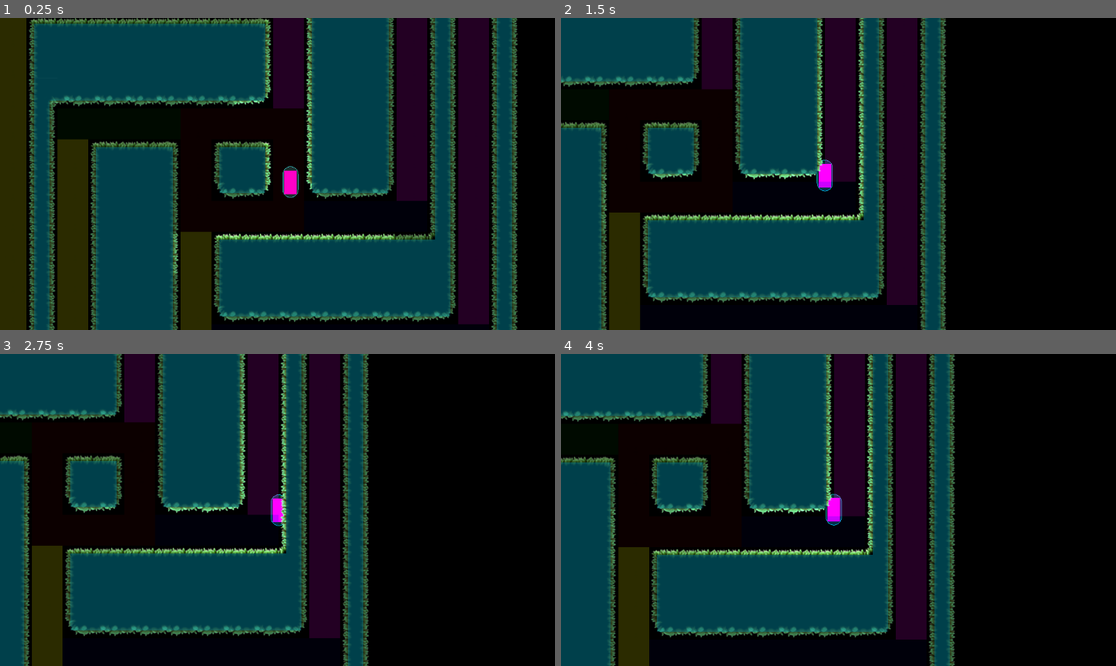
Above: before the commit, frames 1-4 (two rows, left to right).
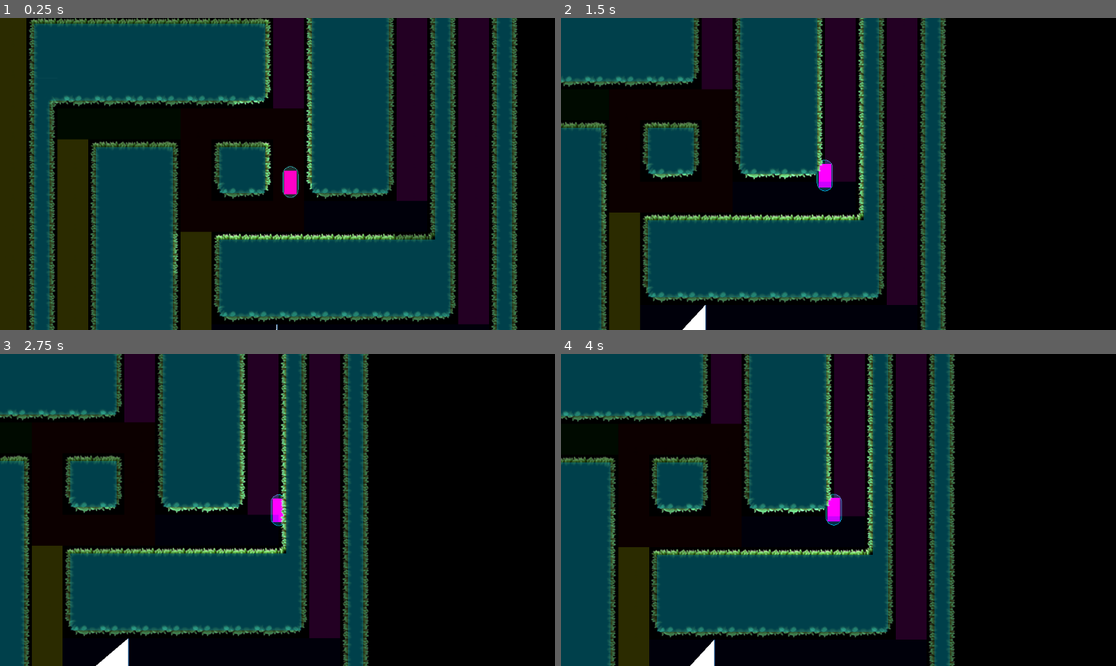
Above: after the commit, the same moments.

Repository: kit-solent/refrigerate
Game: Godot game, scene res://core/ingame.tscn
Two runs of this game, one before a commit and one after it. Both use one fixed random seed, a clock stepped at 60 frames per second and the inputs below.
Inputs:
- Up to frame 1 (0.25 s): no input
- Up to frame 2 (1.5 s): hold Right (player right) 0.53-1.28 s; tap Up (player jump) at 0.77 s; hold Left (player left) from 1.28 s (still down)
- Up to frame 3 (2.75 s): tap Up (player jump) at 1.52 s; release Left (player left) at 2.03 s; hold Right (player right) from 2.03 s (still down)
- Up to frame 4 (4 s): tap Up (player jump) at 3.02, 3.77 s; release Right (player right) at 3.53 s; hold Left (player left) from 3.53 s (still down)

The runs differ from the first frame. In frame 1, less than 0.1% of the frame differs, in the area x 49-51%, y 98-100%; in frame 2, 0.2%; in frame 3, 0.3%, in the area x 17-24%, y 91-100%; in frame 4, 0.2%.

Commit message:
SaveBot commit at 2024-11-14 18:09:06

Diff:
--- a/core/ingame.gd
+++ b/core/ingame.gd
@@ -2,7 +2,7 @@
 @onready var camera_target=$h_box_container/panel/view/view/world/players/player
 
 func _ready():
-	pass
+	$h_box_container/panel/view/view/world/meta/darkener.visible = not Core.debug
 	#Core.local_player=$h_box_container/panel/view/view/world/players/player
 
 func _process(_delta):
--- a/core/ingame.tscn
+++ b/core/ingame.tscn
@@ -87,7 +87,7 @@
 [node name="view" type="SubViewport" parent="h_box_container/panel/view"]
 transparent_bg = true
 handle_input_locally = false
-size = Vector2i(2, 2)
+size = Vector2i(1152, 648)
 render_target_update_mode = 4
 
 [node name="world" type="Node2D" parent="h_box_container/panel/view/view"]
@@ -95,7 +95,6 @@
 [node name="meta" type="Node2D" parent="h_box_container/panel/view/view/world"]
 
 [node name="darkener" type="CanvasModulate" parent="h_box_container/panel/view/view/world/meta"]
-visible = false
 color = Color(0, 0, 0, 1)
 
 [node name="camera" type="Camera2D" parent="h_box_container/panel/view/view/world/meta"]
--- a/core/player/player.tscn
+++ b/core/player/player.tscn
@@ -36,7 +36,6 @@
 
 [node name="light" type="PointLight2D" parent="."]
 shadow_enabled = true
-shadow_color = Color(0, 0, 0, 1)
 texture = SubResource("GradientTexture2D_xqc1v")
 texture_scale = 20.0
 
--- a/core/tools.gd
+++ b/core/tools.gd
@@ -455,6 +455,7 @@
 	Casts the line segment from `start` to `stop` against `bounds` from the perspective of `target` and returns the resulting polygon.
 	Both `start` and `stop` must be inside the bounds but `target` may be outside
 	"""
+	# TODO: modify so that the start and stop points can be out of bounds and the polygon cast still works
 	if not (has_point(bounds, start) and has_point(bounds, stop)):
 		printerr("Invalid `line` in cast_polygon. Both points in `line` must be within the bounds.")
 		return ERR_INVALID_PARAMETER
@@ -467,12 +468,8 @@
 	var stop_cast  = cast_point(target, stop , bounds)[0]
 
 	polygon.append(stop_cast)
-	var c=find_corners(start, stop, target, bounds)
-	c.reverse() #TODO: finish portal implimentations
-	polygon.append_array(c)
+	polygon.append_array(find_corners(stop, start, target, bounds))
 	polygon.append(start_cast)
-
-
 
 	return polygon
 
@@ -486,7 +483,7 @@
 	if Core.debug_frame:
 		print(polygons)
 
-	#polygons = merge_polygons(polygons)
+	#TODO polygons = merge_polygons(polygons)
 
 	return polygons
 
@@ -494,7 +491,7 @@
 	"""
 	Find the appropriate corner coordinates based on the given edges, points, target, and bounds.
 	This uses the target point to work out which direction the polygon is being cast and from there
-	which corner points need to be included.
+	which corner points need to be included. Corners will be returned from point1 to point2.
 	"""
 	var bounds_tl = bounds.position
 	var bounds_tr = bounds.position + Vector2.RIGHT * bounds.size.x
@@ -540,10 +537,37 @@
 
 func transform_array(array:PackedVector2Array, transform:Vector2):
 	"""
-	Returns an array with `transform` added to each element of `array`
+	Returns a PackedVector2Array with `transform` added to each element of `array:PackedVector2Array`
 	"""
 	var new = []
 	for i in array:
 		new.append(i + transform)
 
 	return new
+
+
+
+
+func print_desmos(obj, hint:String = ""):
+	"""
+	Prints a string reperesentation of certain objects that can be pasted into
+	desmos (https://www.desmos.com/calculator) for quick visualisation.
+	The `hint` parameter is used to differentiate between entities with the same
+	object reperesentation e.g. both lines and polygons are PackedVector2Arrays.
+	"""
+	var result = ""
+	if obj is Polygon2D:
+		obj = obj.polygon
+		hint = "polygon"
+	if obj is Line2D:
+		obj = obj.points
+		hint = "line"
+
+	if obj is PackedVector2Array:
+		if hint == "polygon":
+			result += "polygon("
+			# TODO this could be worth finishing. Could also write a scene to display these sorts of things
+		if hint == "line":
+			pass
+		else:
+			printerr("unsupported hint: "+hint+" for object type PackedVector2Array.")
--- a/levels/level1.tscn
+++ b/levels/level1.tscn
@@ -1,5 +1,9 @@
-[gd_scene load_steps=2 format=3 uid="uid://s8hhu4jxydb"]
+[gd_scene load_steps=3 format=3 uid="uid://s8hhu4jxydb"]
 
 [ext_resource type="PackedScene" uid="uid://c6awmk0g3vary" path="res://core/map.tscn" id="1_japuw"]
+[ext_resource type="PackedScene" uid="uid://ctwsyo8iq6tg8" path="res://portals/portal.tscn" id="2_eug51"]
 
 [node name="level1" instance=ExtResource("1_japuw")]
+
+[node name="portal" parent="." index="0" instance=ExtResource("2_eug51")]
+position = Vector2(71.4334, 352.304)
